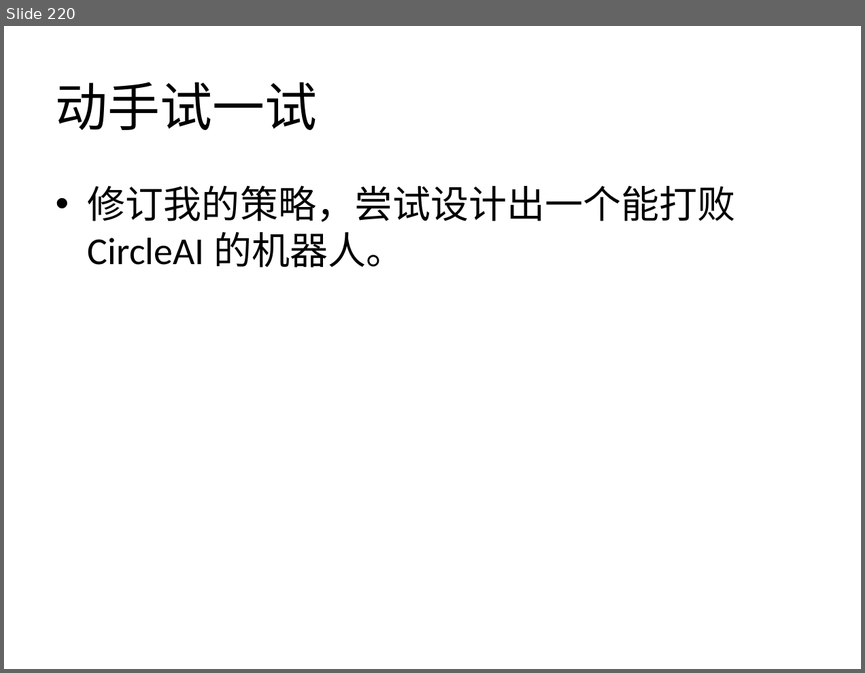
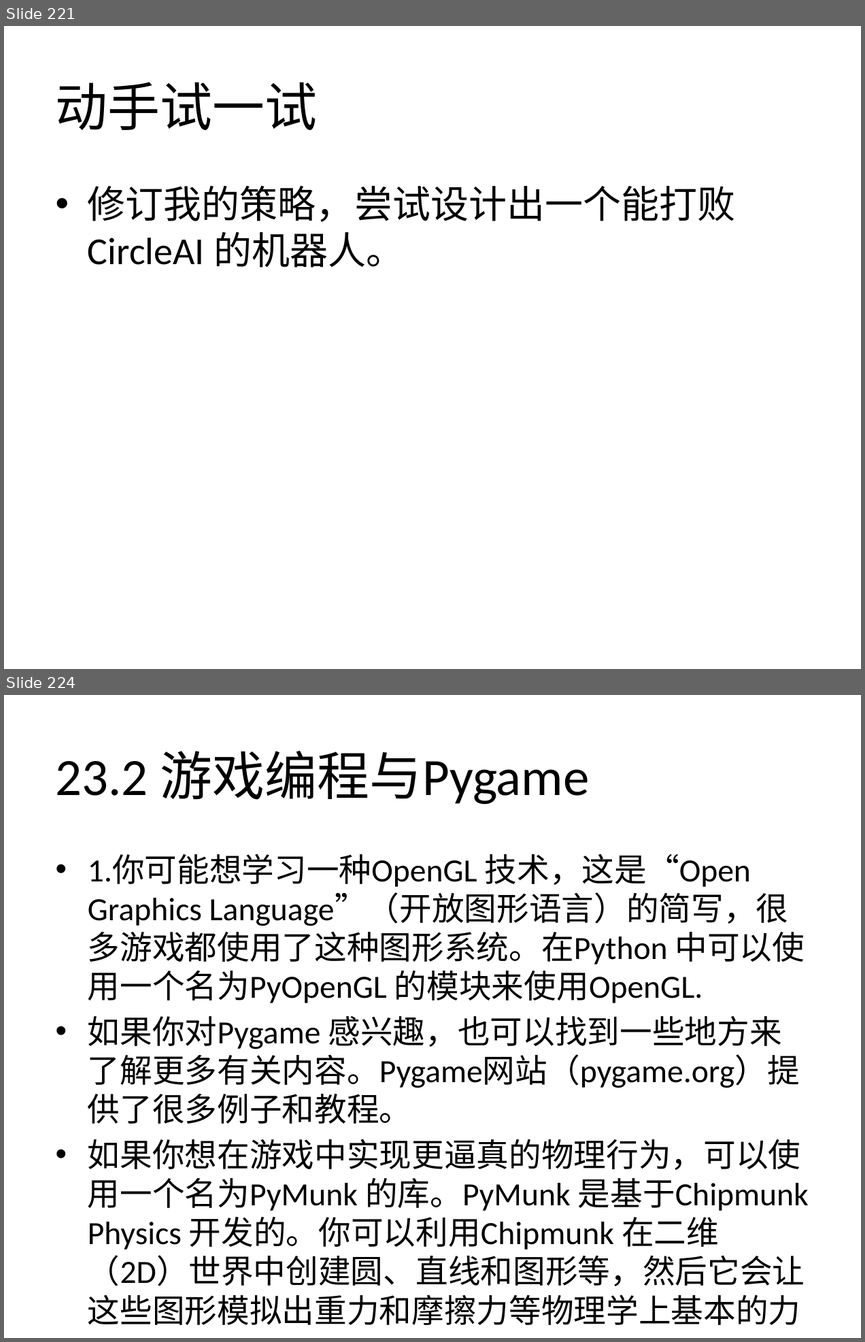
Before and after one commit to zhinan18/Python3, a slide deck: readme/Python3.pptx. Shown one above the other, each under a label of ours: slide 220 before the commit, slides 221 and 224 after it; the slides between them are not shown. The pictures are 865x673 and 865x1342 pixels, drawn with LibreOffice and Linux fonts; fonts in the diff are those of the drawing. Boxes give left, top, right and bottom in pixels: in the first picture for what was removed or moved away, otherwise in the second. Text is boxed around its words. In the diff, an @@ line names an element or a change of style, - is before the commit and + after.

```diff
--- a/readme/Python3.pptx
+++ b/readme/Python3.pptx
@@ slide 224 added at (4,695,861,1338), background #FFFFFF @@
@@ title added at (56,751,589,804), 44 pt, text #000000 @@
+23.2 游戏编程与Pygame
@@ text added at (88,854,808,1325), 27.2 pt, text #000000 @@
+• 1.你可能想学习一种OpenGL 技术，这是“Open Graphics Language”（开放图形语言）的简写，很多游戏都使用了这种图形系统。在Python 中可以使用一个名为PyOpenGL 的模块来使用OpenGL.
+• 如果你对Pygame 感兴趣，也可以找到一些地方来了解更多有关内容。Pygame网站（pygame.org）提供了很多例子和教程。
+• 如果你想在游戏中实现更逼真的物理行为，可以使用一个名为PyMunk 的库。PyMunk 是基于Chipmunk Physics 开发的。你可以利用Chipmunk 在二维（2D）世界中创建圆、直线和图形等，然后它会让这些图形模拟出重力和摩擦力等物理学上基本的力
@@ what was slide 220 is now slide 221 @@
```
Also in this commit, not shown: 1 slide changed, 9 other slides added, 6 other files.
